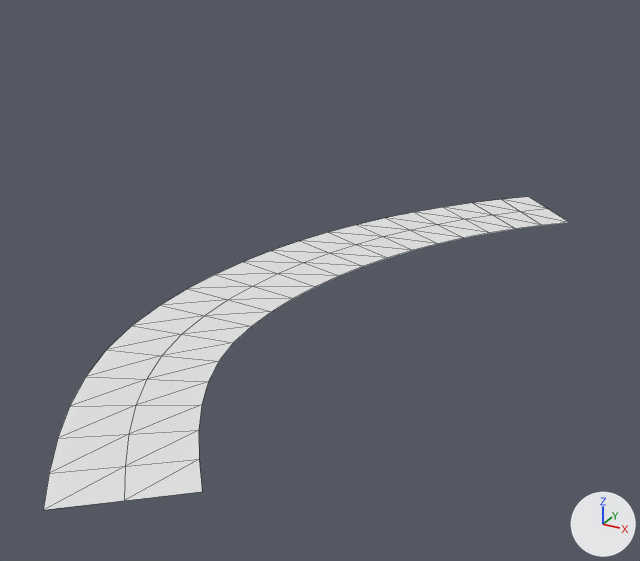
Before and after pictures for a commit that changed the FBX model 3D Assets/Fx/pref_fx_BaseGate_blue_lv3/pref_fx_BaseGate_blue_lv3.fbx.
The view is the same before and after, from a camera (50 mm lens) standing at (0.0007, -0.051, 0.0592) and looking at (-0.0532, 0.047, 0.0102). The lights are fixed; the arrows at lower right show +X, +Y and +Z. Mesh edges are drawn as thin lines.
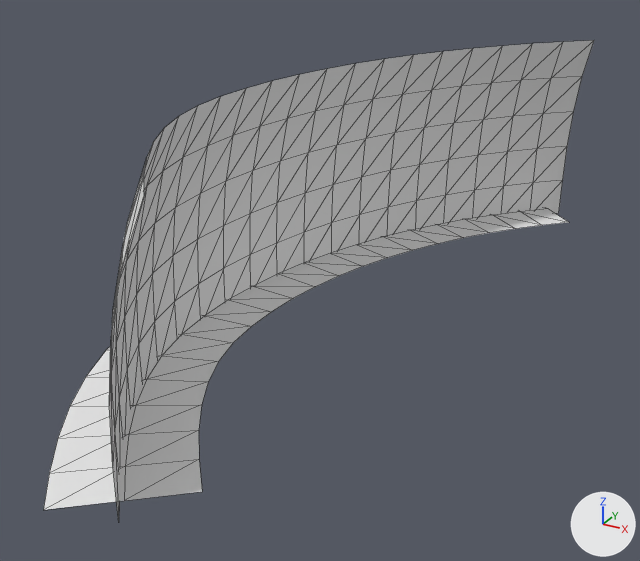
Pixel boxes [x1, y1, x2, y2] of what changed, in the pictures (640 x 561 px):
```json
{"object": "Plane004", "change": "now drawn", "after": [109, 40, 594, 522]}
```

Scene script edits in JSON lines:
```json
{"op": "add", "block": "mat_mat_fx_basegate_03_cj", "code": ["mat_mat_fx_basegate_03_cj = principled_material('mat_fx_BaseGate_03_cj')", "mat_mat_fx_basegate_03_cj.base_color = (0.8, 0.8, 0.8)  # white #e7e7e7", "mat_mat_fx_basegate_03_cj.roughness = 0.553"]}
{"op": "add", "block": "me_plane004", "code": ["me_plane004 = bpy.data.meshes.new('Plane004')", "me_plane004.from_pydata(...)  # 126 vertices, 200 faces; spans x -0.35..0.74, y -1.73..1.37, z -0.37..0.37", "me_plane004.polygons.foreach_set('use_smooth', [True] * 200)", "me_plane004.materials.append(mat_mat_fx_basegate_03_cj)  # white #e7e7e7"]}
{"op": "set", "path": "ob_plane004", "old": "bpy.data.objects.new('Plane004', None)", "new": "bpy.data.objects.new('Plane004', me_plane004)"}
```
